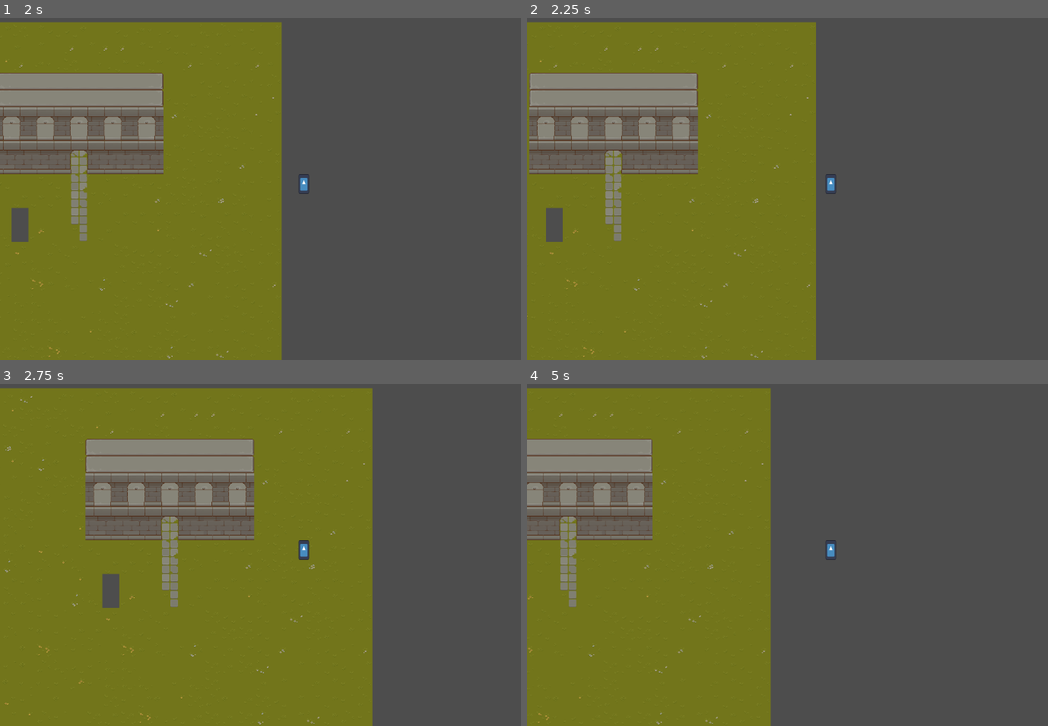
Above: before the commit, frames 1-4 (two rows, left to right).
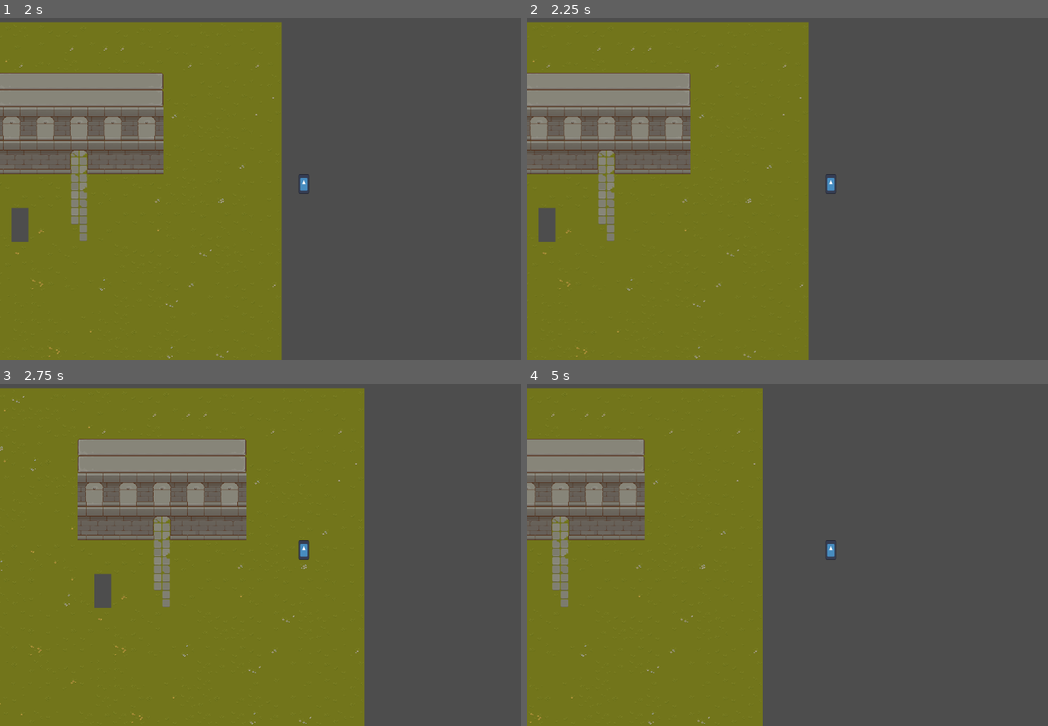
Above: after the commit, the same moments.

Repository: ABAPa/TopDown-project
Game: Godot game, scene res://Scenes/world.tscn
Two runs of this game, one before a commit and one after it. Both use one fixed random seed, a clock stepped at 60 frames per second and the inputs below. The engine's default icon, where the game draws it, is replaced by a stand-in: a white triangle on a blue panel in a dark square.
Inputs:
- Up to frame 1 (2 s): tap Enter at 0.5 s; hold D (Move Right) from 0.53 s (still down); tap Space (Jump) at 0.6, 0.77, 1.07, 1.35, 1.52, 1.82 s
- Up to frame 2 (2.25 s): release D (Move Right) at 2.03 s; hold A (Move Left) from 2.03 s (still down); tap Space (Jump) at 2.1 s
- Up to frame 3 (2.75 s): keep holding A (Move Left)
- Up to frame 4 (5 s): release A (Move Left) at 2.78 s; hold D (Move Right) 2.78-4.28 s; tap Space (Jump) at 2.85, 3.02, 3.32, 3.6, 3.77, 4.07, 4.35, 4.52, 4.82 s; hold A (Move Left) from 4.28 s (still down)

Frame 1 is identical in both runs. In frame 2, 4.3% of the frame differs, in the area x 0-56%, y 1-100%; in frame 3, 5.0%, in the area x 0-72%, y 1-100%; in frame 4, 3.6%.

Commit message:
Update Movement.gd

Diff:
--- a/Scripts/Movement.gd
+++ b/Scripts/Movement.gd
@@ -30,7 +30,7 @@
 	if movementDirection == 0:#if player input !right/left
 		player.velocity.x = lerp(player.velocity.x, 0.0, deaccelerationSpeed * delta)#deaccelorate
 	#now foy y
-	handleTurnSpeed(player, delta)#when player moves in opposite direction of velocity.x, increase velocity
+	#handleTurnSpeed(player, delta)#when player moves in opposite direction of velocity.x, increase velocity
 	#wallSliding(player, delta)#when moving into wall, moving down, and not on floor, slide down
 
 func handleMovementFB(player : Player, movementDirection : float, delta : float) -> void:#if player input right
@@ -44,7 +44,7 @@
 
 	if movementDirection == 0:#if player input !right/left
 		player.velocity.y = lerp(player.velocity.y, 0.0, deaccelerationSpeed * delta)#deaccelorate
-	handleTurnSpeedFB(player, delta)#when player moves in opposite direction of velocity.x, increase velocity
+	#handleTurnSpeedFB(player, delta)#when player moves in opposite direction of velocity.x, increase velocity
 	#wallSliding(player, delta)#when moving into wall, moving down, and not on floor, slide down
 
 """
@@ -59,7 +59,7 @@
 		player.velocity.y = lerp(75, 700, slideMinimum)#accelerate slide speed
 
 	else: timePassed = 0#reset timer
-"""
+
 func handleTurnSpeed(player : Player, delta : float) -> void:
 	if player.velocity.x > 0 && input_handler.getPlayerMove() == -1 && !jump_handler.isWallJumping: #righttoleft
 		player.velocity.x = lerp(player.velocity.x, -turnSpeed, turnRate * delta)
@@ -73,3 +73,4 @@
 		player.velocity.y = lerp(player.velocity.y, -turnSpeed, turnRate * delta)
 	if player.velocity.y < 0 && input_handler.getPlayerMove() == 1 && !jump_handler.isWallJumping: #lefttoright
 		player.velocity.y = lerp(player.velocity.y, turnSpeed, turnRate * delta)
+		"""
